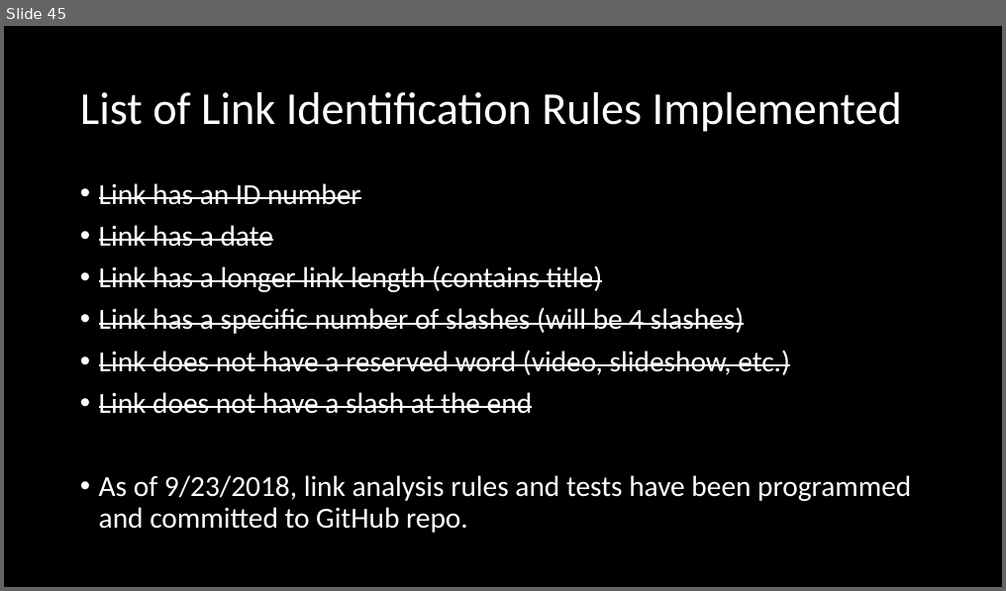
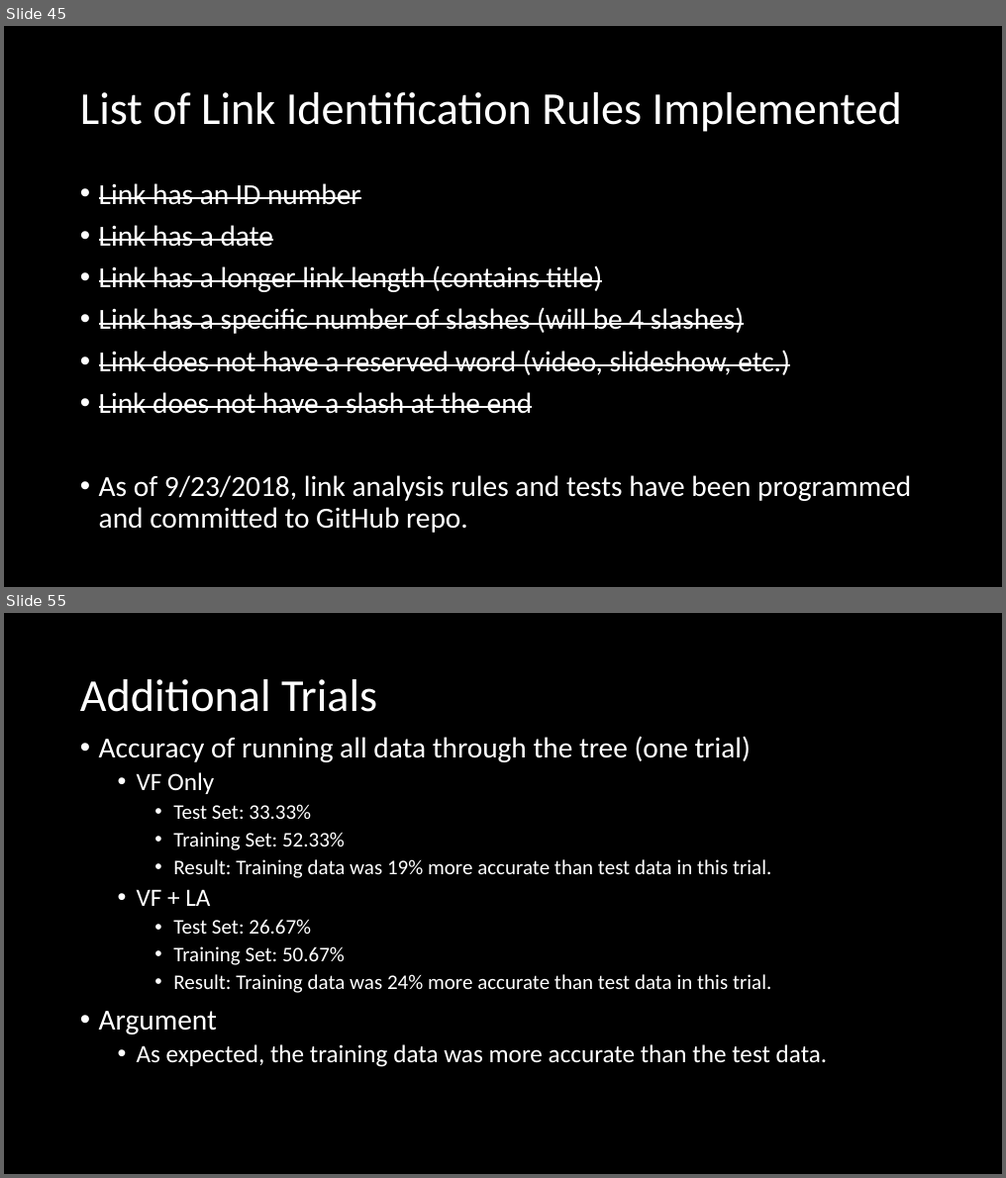
Before and after one commit to nickarummel/CSC499-Rummel-Research, a slide deck: NRummel_PTD.pptx. Shown one above the other, each under a label of ours: slide 45 before the commit, slides 45 and 55 after it; the slides between them are not shown. The pictures are 1006x591 and 1006x1178 pixels, drawn with LibreOffice and Linux fonts; fonts in the diff are those of the drawing. Boxes give left, top, right and bottom in pixels: in the first picture for what was removed or moved away, otherwise in the second. Text is boxed around its words. In the diff, an @@ line names an element or a change of style, - is before the commit and + after.

Commit message:
Updated PTD with Result Data
I updated this project's primary technical documentation to include a sample ID3 tree the code constructed, the statistical analysis of the data, results, and some conclusions.

```diff
--- a/NRummel_PTD.pptx
+++ b/NRummel_PTD.pptx
@@ slide 55 added at bbox=[4, 613, 1002, 1174], background #000000 @@
@@ title added at bbox=[80, 679, 377, 712], 44 pt, text #FFFFFF @@
+Additional Trials
@@ text added at bbox=[99, 736, 828, 1067], 20 pt, text #FFFFFF @@
+• Accuracy of running all data through the tree (one trial)
+  • VF Only
+    • Test Set: 33.33%
+    • Training Set: 52.33%
+    • Result: Training data was 19% more accurate than test data in this trial.
+  • VF + LA
+    • Test Set: 26.67%
+    • Training Set: 50.67%
+    • Result: Training data was 24% more accurate than test data in this trial.
+• Argument
+  • As expected, the training data was more accurate than the test data.
```
Also in this commit, not shown: 12 other slides added.
